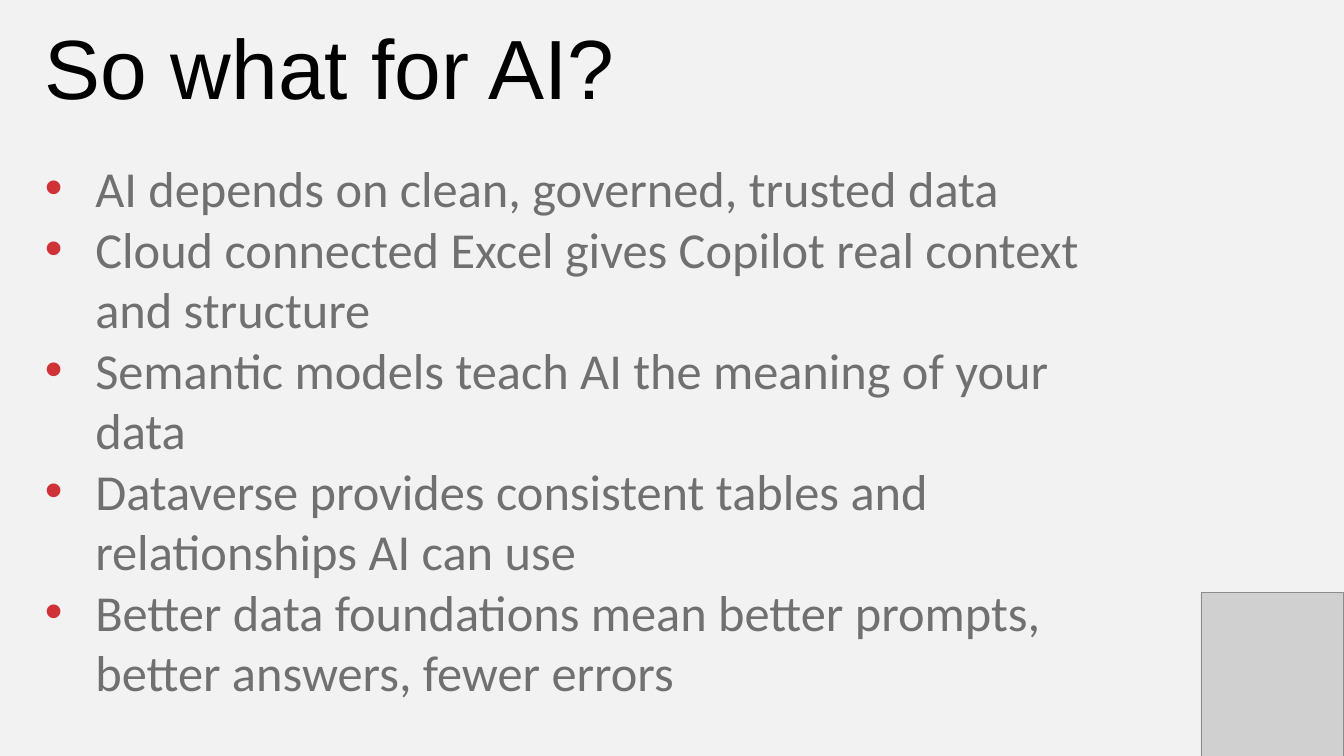
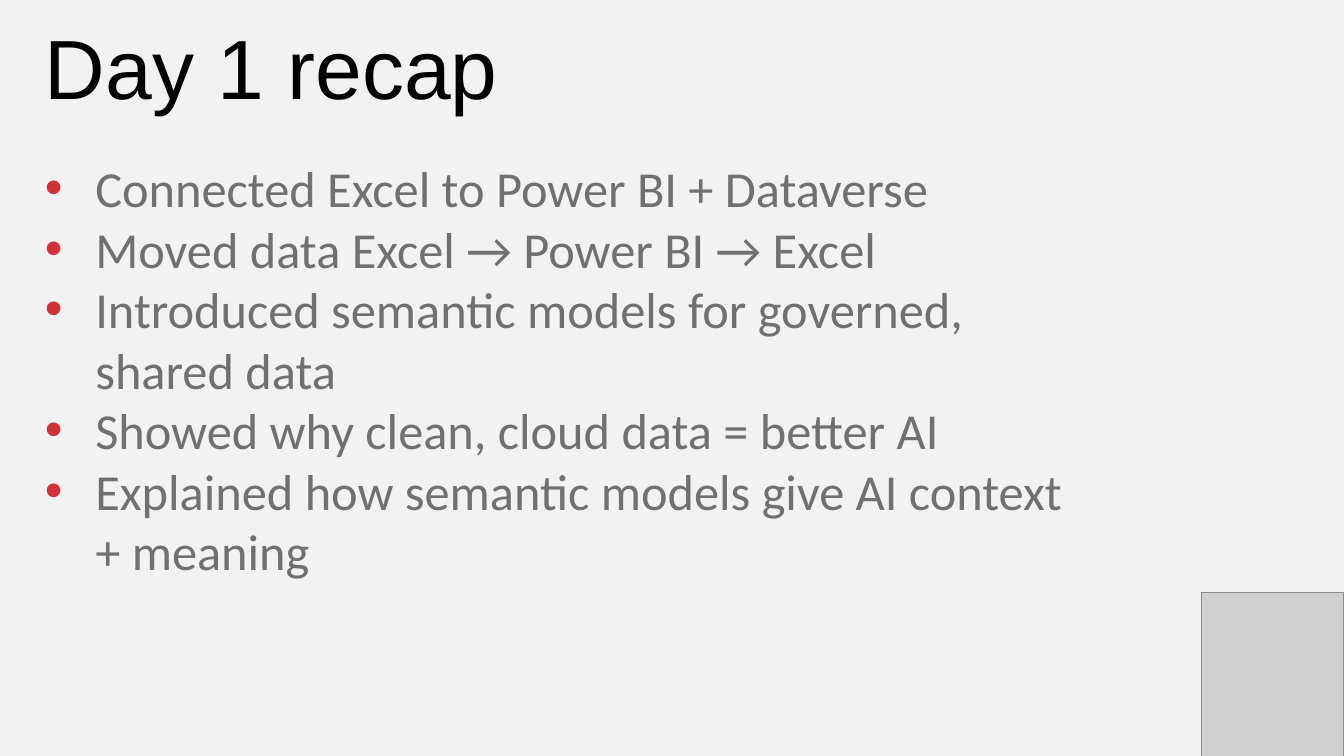
Before and after one commit to stringfestdata/ai-for-excel-in-a-week, a slide deck: slide 3 of day-2-power-query-and-dataflows/day-2-power-query-dataflows.pptx (slide 4 before the commit). Drawn at 1344x756 pixels with LibreOffice and Linux fonts; fonts in the diff are those of the drawing; grey boxes stand for pictures. Boxes give left, top, right and bottom in pixels: in the first picture for what was removed or moved away, otherwise in the second. Text is boxed around its words. In the diff, an @@ line names an element or a change of style, - is before the commit and + after.

```diff
--- a/day-2-power-query-and-dataflows/day-2-power-query-dataflows.pptx
+++ b/day-2-power-query-and-dataflows/day-2-power-query-dataflows.pptx
@@ text at [45, 41, 497, 115]: text changed @@
-So what for AI?
+Day 1 recap
@@ text at [95, 172, 1062, 579]: text changed @@
-• AI depends on clean, governed, trusted data
-• Cloud connected Excel gives Copilot real context and structure
-• Semantic models teach AI the meaning of your data
-• Dataverse provides consistent tables and relationships AI can use
-• Better data foundations mean better prompts, better answers, fewer errors
+• Connected Excel to Power BI + Dataverse
+• Moved data Excel → Power BI → Excel
+• Introduced semantic models for governed, shared data
+• Showed why clean, cloud data = better AI
+• Explained how semantic models give AI context + meaning
```
Also in this commit, not shown: 2 other slides changed, 1 slide added, 40 other files.
